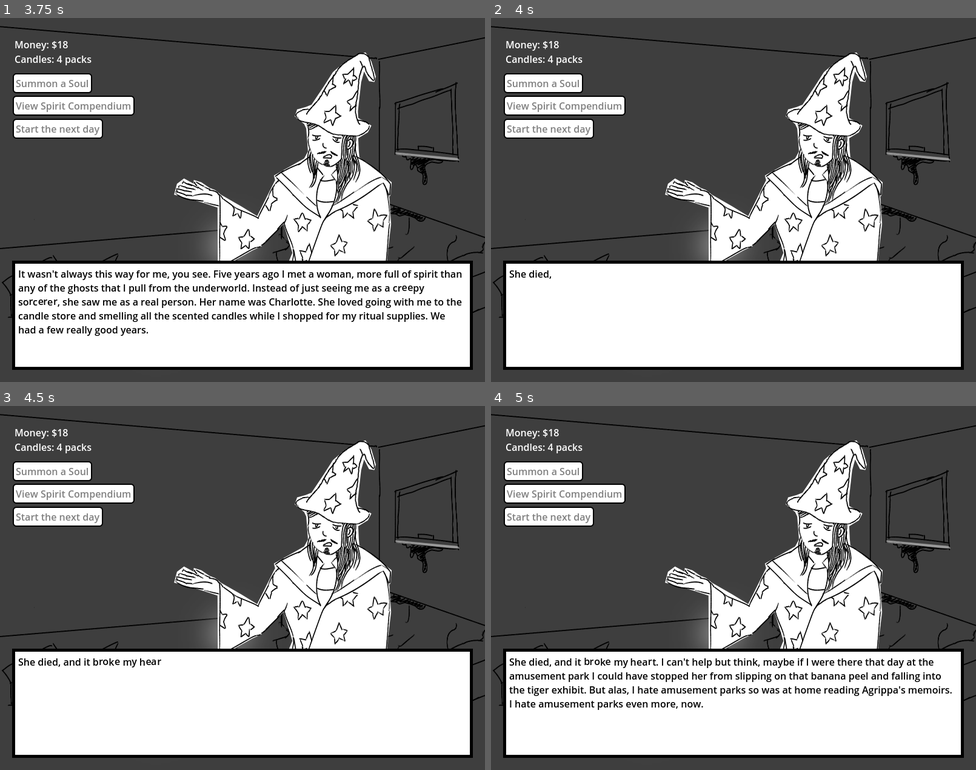
Above: before the commit, frames 1-4 (two rows, left to right).
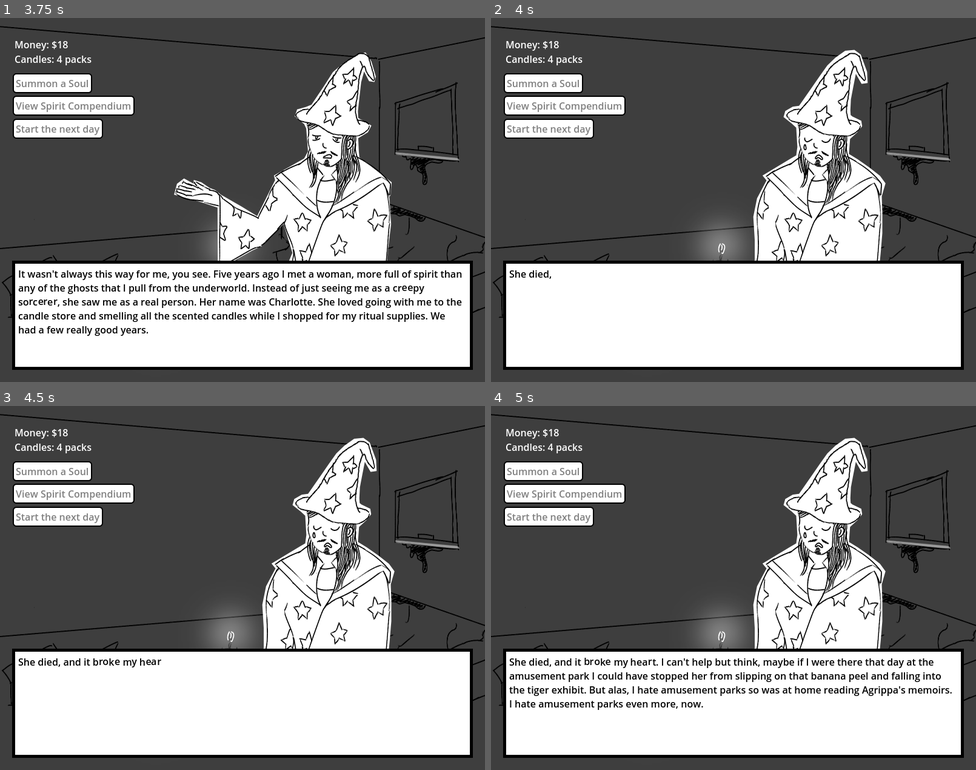
Above: after the commit, the same moments.

Repository: m4ym4y/ld55-soul-purpose
Game: Godot game, scene res://main.tscn
Same seed, same stepped clock (60 frames per second), same inputs: the game is played once before the commit and once after it.
Inputs (mouse positions are in pixels of both pictures, inside the frame that each line leads up to):
- Up to frame 1 (3.75 s): click "Start Game" at 0.5 s; tap Enter at 1.25, 2.75 s; move the mouse to (349, 181) at 1.27 s; click (349, 181) at 1.42 s; tap Space at 2, 3.5 s; move the mouse to (145, 218) at 2.02 s; click (145, 218) at 2.17 s; move the mouse to (291, 119) at 2.77 s; click (291, 119) at 2.92 s; move the mouse to (218, 272) at 3.52 s; click (218, 272) at 3.67 s
- Up to frame 2 (4 s): no input
- Up to frame 3 (4.5 s): tap Enter at 4.25 s; move the mouse to (388, 642) at 4.27 s; click (388, 642) at 4.42 s
- Up to frame 4 (5 s): no input

Frame 1 is identical in both runs. In frame 2, 2.9% of the frame differs, in the area x 35-82%, y 8-67%; in frame 3, 2.9%; in frame 4, 2.9%.

Commit message:
driving animation

Diff:
--- a/candle_store_scene.gd
+++ b/candle_store_scene.gd
@@ -135,7 +135,7 @@
 	$DialogueBox.init([
 		{
 			"text": "Look, you're a candle-rific gal, but I just don't think I'm ready. I'm still trying to bring Charlotte back, with my summoning magic. And I'm not giving up on that, so I'm sorry, but I can't date you.",
-			"img": "infernus",
+			"img": "infernus_sad",
 		},
 		{
 			"text": "Oh... Of course, I'm sorry, it was wrong of me to even ask.",
--- a/dialogue_box.tscn
+++ b/dialogue_box.tscn
@@ -1,10 +1,11 @@
-[gd_scene load_steps=7 format=3 uid="uid://b1yofrb2qrxbe"]
+[gd_scene load_steps=8 format=3 uid="uid://b1yofrb2qrxbe"]
 
 [ext_resource type="Script" path="res://dialogue_box.gd" id="1_7xrqf"]
 [ext_resource type="PackedScene" uid="uid://y70702kwpevi" path="res://textbox.tscn" id="2_n553s"]
 [ext_resource type="Texture2D" uid="uid://irhmnvt32w03" path="res://assets/candle-store-girl.png" id="2_vfsgk"]
 [ext_resource type="Texture2D" uid="uid://cgtq4whg361n3" path="res://assets/candice_blush.png" id="3_3hhy5"]
 [ext_resource type="Texture2D" uid="uid://dle4rjeybfa5q" path="res://assets/infernus-portrait.png" id="3_djydu"]
+[ext_resource type="Texture2D" uid="uid://bgn0kclijk7jy" path="res://assets/infernus-sad.png" id="5_w634c"]
 
 [sub_resource type="SpriteFrames" id="SpriteFrames_dysft"]
 animations = [{
@@ -39,6 +40,14 @@
 "loop": true,
 "name": &"infernus",
 "speed": 5.0
+}, {
+"frames": [{
+"duration": 1.0,
+"texture": ExtResource("5_w634c")
+}],
+"loop": true,
+"name": &"infernus_sad",
+"speed": 5.0
 }]
 
 [node name="DialogueBox" type="Node2D"]
--- a/driving.gd
+++ b/driving.gd
@@ -4,10 +4,9 @@
 
 # Called when the node enters the scene tree for the first time.
 func _ready():
-	$TransitionBox.init("Another mind-numbing commute...")
-	pass # Replace with function body.
+	$DialogueBox.init([ { "text": "[font_size=24][i]Another mind-numbing commute..." } ])
 
-func _on_transition_box_dismissed():
+func _on_dialogue_box_finished():
 	finished.emit()
 
 # Called every frame. 'delta' is the elapsed time since the previous frame.
--- a/driving.tscn
+++ b/driving.tscn
@@ -1,11 +1,50 @@
-[gd_scene load_steps=3 format=3 uid="uid://dkeuuim2yfwqr"]
+[gd_scene load_steps=7 format=3 uid="uid://dkeuuim2yfwqr"]
 
 [ext_resource type="Script" path="res://driving.gd" id="1_32pjx"]
-[ext_resource type="PackedScene" uid="uid://d1b6843ixwxes" path="res://transition_box.tscn" id="1_abhpr"]
+[ext_resource type="Texture2D" uid="uid://cdxt5glprgnc1" path="res://assets/driving.png" id="2_rng5b"]
+[ext_resource type="Texture2D" uid="uid://dolkky57imsb5" path="res://assets/driving1.png" id="3_tyq6v"]
+[ext_resource type="Texture2D" uid="uid://c4xhians46cyw" path="res://assets/driving2.png" id="4_keb5n"]
+[ext_resource type="PackedScene" uid="uid://b1yofrb2qrxbe" path="res://dialogue_box.tscn" id="5_fo155"]
+
+[sub_resource type="SpriteFrames" id="SpriteFrames_hgvvy"]
+animations = [{
+"frames": [{
+"duration": 1.0,
+"texture": ExtResource("2_rng5b")
+}, {
+"duration": 1.0,
+"texture": ExtResource("3_tyq6v")
+}, {
+"duration": 1.0,
+"texture": ExtResource("2_rng5b")
+}, {
+"duration": 1.0,
+"texture": ExtResource("4_keb5n")
+}],
+"loop": true,
+"name": &"default",
+"speed": 5.0
+}]
 
 [node name="DrivingScene" type="Node2D"]
+position = Vector2(2.08165e-12, 2.08165e-12)
 script = ExtResource("1_32pjx")
 
-[node name="TransitionBox" parent="." instance=ExtResource("1_abhpr")]
+[node name="AnimatedSprite2D" type="AnimatedSprite2D" parent="."]
+position = Vector2(400, 300)
+scale = Vector2(0.5, 0.5)
+sprite_frames = SubResource("SpriteFrames_hgvvy")
+autoplay = "default"
+frame_progress = 0.472133
 
-[connection signal="dismissed" from="TransitionBox" to="." method="_on_transition_box_dismissed"]
+[node name="DialogueBox" parent="." instance=ExtResource("5_fo155")]
+
+[node name="ColorRect" type="ColorRect" parent="."]
+offset_left = 370.0
+offset_top = 195.0
+offset_right = 410.0
+offset_bottom = 235.0
+scale = Vector2(1.78371, 0.384439)
+color = Color(0.364706, 0.364706, 0.364706, 1)
+
+[connection signal="finished" from="DialogueBox" to="." method="_on_dialogue_box_finished"]
--- a/office.gd
+++ b/office.gd
@@ -35,7 +35,7 @@
 		$DialogueBox.init([
 			{
 				"text": "Looks like it's going to be another long day at the office...",
-				"img": "infernus",
+				"img": "infernus_sad",
 			},
 		])
 
@@ -69,7 +69,7 @@
 		$DialogueBox.init([
 			{
 				"text": "My work day is finally over. I can't afford any candles, though. Guess it's straight home for me.",
-				"img": "infernus",
+				"img": "infernus_sad",
 			}
 		])
 
--- a/room.gd
+++ b/room.gd
@@ -18,12 +18,12 @@
 
 		{
 			"text": "She died, and it [shake]broke my heart[/shake]. I can't help but think, maybe if I were there that day at t …(228 unchanged characters)…
-			"img": "infernus",
+			"img": "infernus_sad",
 		},
 
 		{
 			"text": "But back to my summoning-- Every night I summon as many times as I can afford, trying to pull Charlotte's s …(317 unchanged characters)…
-			"img": "infernus",
+			"img": "infernus_sad",
 		}
 ]
 
Binary file changed: assets/candle-store.png
Binary file added: assets/driving.png
Not shown, added: assets/driving.png.import
Binary file added: assets/driving1.png
Not shown, added: assets/driving1.png.import
Binary file added: assets/driving2.png
Not shown, added: assets/driving2.png.import
Binary file added: assets/infernus-sad.png
Not shown, added: assets/infernus-sad.png.import
Binary file changed: assets/room1.png
Binary file changed: assets/room2.png
